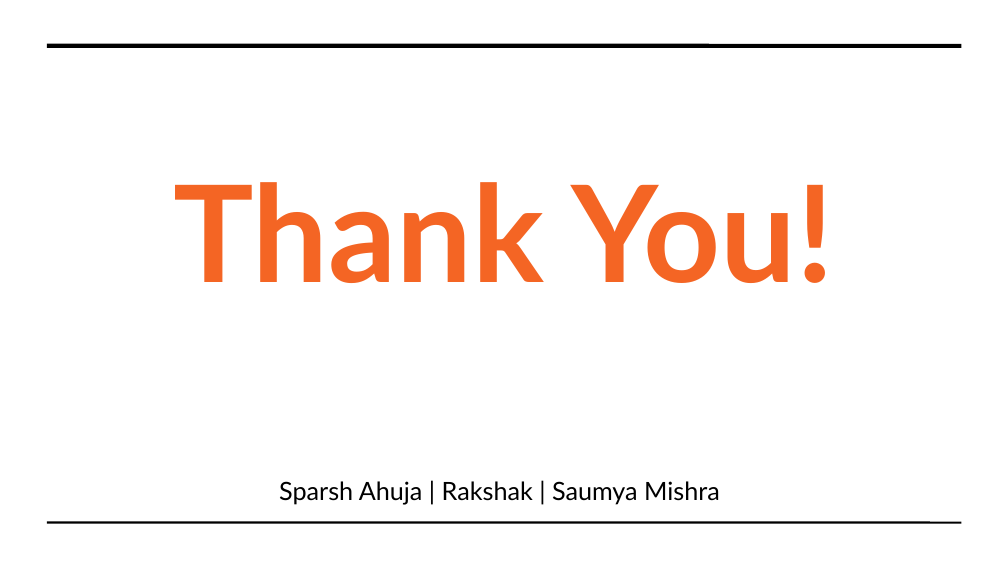
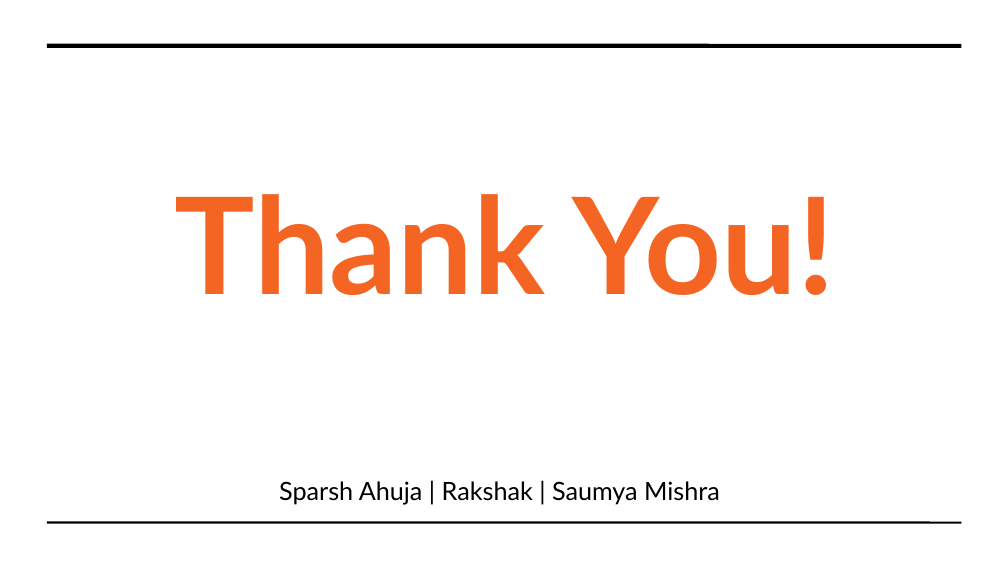
Before and after one commit to Saumya-Mishra9129/hackathon2019, a slide deck: slide 18 of Hackfest.odp (slide 11 before the commit). Drawn at 1008x567 pixels with LibreOffice and Linux fonts; fonts in the diff are those of the drawing. Boxes give left, top, right and bottom in pixels: in the first picture for what was removed or moved away, otherwise in the second. Text is boxed around its words. In the diff, an @@ line names an element or a change of style, - is before the commit and + after.

```diff
--- a/Hackfest.odp
+++ b/Hackfest.odp
@@ title "Thank You!": place and size @@
-title "Thank You!" at box(173, 182, 835, 283)
+title "Thank You!" at box(175, 194, 836, 295)
```
Also in this commit, not shown: 4 other slides changed, 7 slides added, 17 other files.
